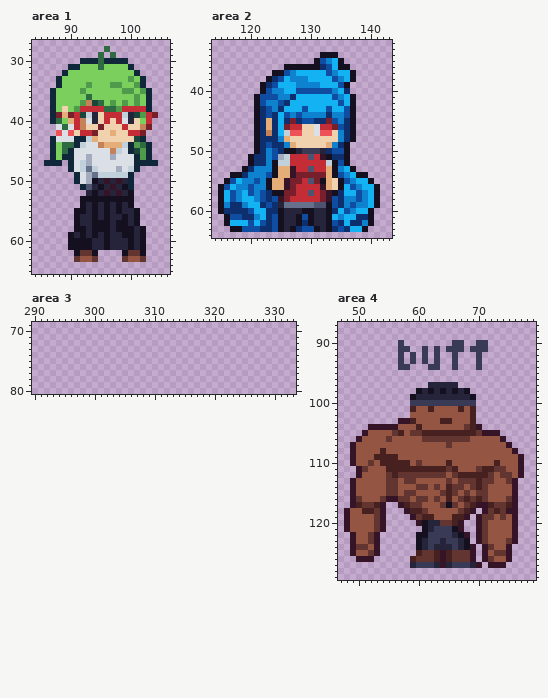
Pixel-art file: Sprites/HomeTown_NPCS.aseprite. Above is the file before it was changed.
1000x1000 pixels, 1 frame. Shown: area 1: x 84..106, y 27..65; area 2: x 114..143, y 32..64; area 3: x 290..333, y 69..80; area 4: x 47..79, y 87..129. The commit also changed other parts of the picture, which this record leaves out.
The same view after the edit:
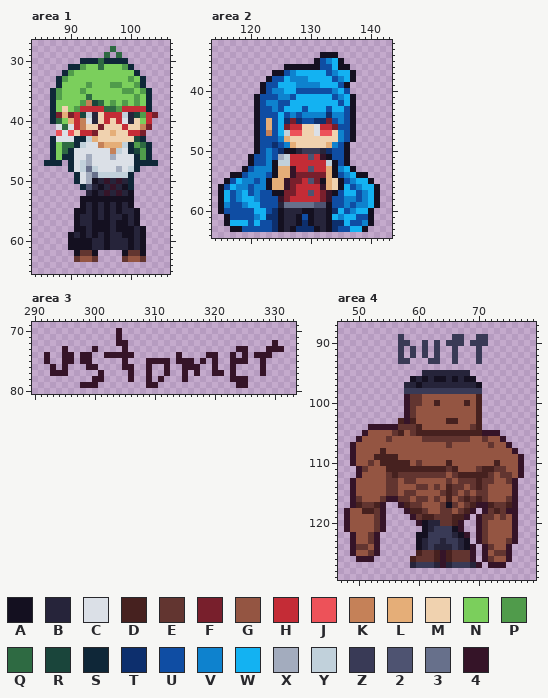
Palette (. is transparent): A #141020  B #26243a  C #dbe0e7  D #46211f  E #623530  F #781f2c  G #945542  H #c42c36  J #ed5259  K #c58158  L #e5ae78  M #f0d2af  N #7bcf5c  P #509b4b  Q #2e6a42  R #1a453b  S #0f2738  T #0d2f6d  U #0f4da3  V #0e82ce  W #13b2f2  X #a3acbe  Y #c1d1db  Z #393a56  2 #4e5371  3 #67708b  4 #351428
From old to new:
Area 1, layer "Layer 1":
y 28: x 96..97 Q. -> .Q
y 29: x 95..98 Q.Q. -> .Q.Q
y 31: x 92 N -> P; x 99 N -> P
y 32: x 90 N -> P
y 33: x 89 N -> P
y 35..36: x 88 N -> P
Area 2, layer "Layer 1":
y 36: x 132 T -> U
y 38: x 124 T -> U
y 39: x 123 T -> U
y 40: x 136 T -> U
y 41: x 127 T -> U
y 42: x 126 T -> U
y 43: x 122 T -> U; x 125 T -> U
y 44: x 122 T -> U; x 124 T -> U
y 45..47: x 122 T -> U; x 124 T -> U; x 136 T -> U
y 48: x 122..124 TTT -> UUU; x 136 T -> U
y 49: x 122 T -> U; x 125 T -> U; x 135 T -> U
y 50: x 122 T -> U
y 51: x 121..122 TT -> UU; x 134..135 TT -> UU
y 52: x 121..122 TT -> UU
y 53: x 120 T -> U
y 54: x 119 T -> U
y 57..58: x 123 T -> U; x 135 T -> U
y 59: x 117..118 TT -> UU; x 122 T -> U; x 124 T -> U; x 135 T -> U
y 60: x 116..119 TTTT -> UUUU; x 123 T -> U
y 61: x 119..120 TT -> UU; x 124 U -> T; x 138..139 TT -> UU
y 62: x 123..124 TU -> UT; x 134 U -> T; x 137..138 TT -> UU
y 63: x 122..124 TTU -> UUT; x 129..130 UU -> TT; x 136 T -> U
Area 3, layer "Layer 1":
y 70..71: x 304 . -> 4
y 72: x 304..305 .. -> 44; x 330 . -> 4
y 73: x 295 . -> 4; x 300 . -> 4; x 305 . -> 4; x 324..325 .. -> 44; x 329..331 ... -> 444
y 74: x 292 . -> 4; x 295..296 .. -> 44; x 298..299 .. -> 44; x 302..306 ..... -> 44444; x 314 . -> 4; x 319..320 .. -> 44; x 323 . -> 4; x 325 . -> 4; x 327..329 ... -> 444
y 75: x 292 . -> 4; x 295..296 .. -> 44; x 298..299 .. -> 44; x 305 . -> 4; x 309..312 .... -> 4444; x 314..316 ... -> 444; x 318 . -> 4; x 320 . -> 4; x 323..325 ... -> 444; x 328 . -> 4
y 76: x 293 . -> 4; x 295 . -> 4; x 299..300 .. -> 44; x 305..306 .. -> 44; x 309 . -> 4; x 312 . -> 4; x 315..317 ... -> 444; x 320 . -> 4; x 323 . -> 4; x 328 . -> 4
y 77: x 293..295 ... -> 444; x 301 . -> 4; x 306 . -> 4; x 309 . -> 4; x 312 . -> 4; x 315 . -> 4; x 317 . -> 4; x 320..321 .. -> 44; x 323 . -> 4; x 328 . -> 4
y 78: x 300..301 .. -> 44; x 306 . -> 4; x 309 . -> 4; x 311 . -> 4; x 315 . -> 4; x 323..325 ... -> 444
y 79: x 298..300 ... -> 444; x 309..310 .. -> 44; x 324..325 .. -> 44
Area 4, layer "Layer 1":
y 89: x 57 . -> Z; x 66..67 .. -> ZZ; x 70..71 .. -> ZZ
y 90: x 58 . -> Z; x 61 . -> Z; x 63 . -> Z; x 65 . -> Z; x 69 . -> Z
y 91: x 58..59 Z. -> .Z; x 65 Z -> .; x 67 Z -> .; x 69 Z -> .; x 71 Z -> .
y 93: x 58..59 .Z -> Z.; x 61..62 Z. -> .Z
y 94: x 57..58 ZZ -> ..; x 62..63 ZZ -> ..; x 66 Z -> .; x 70 Z -> .
y 95: x 61..68 ........ -> BBBBBBBB
y 96: x 59..69 ........... -> ABABAABABAA
y 97: x 58..61 .... -> BBAB; x 67..70 .... -> BBBA
y 98: x 58..70 ..ABABABABA.. -> ZZZZZZZZZZZZZ
y 99: x 58..70 .ABBBBBBBBBA. -> 4EEGGGGGGGGGD
y 100: x 58..70 .ZZZZZZZZZZZ. -> 4EEGGDGGGGDGD
y 101: x 58..59 .D -> 4E; x 62 D -> G; x 67 D -> G; x 69..70 D. -> GD
y 102: x 58..59 .G -> 4E; x 69..70 D. -> GD
y 103: x 57 4 -> D; x 64 D -> G; x 66 G -> D; x 69..70 D. -> GD
y 104: x 57..59 GGG -> EEE; x 68..70 ED4 -> GED
y 105: x 60 E -> D; x 70 E -> D
y 106: x 71 G -> E
y 107: x 72 G -> E
y 118: x 64..65 GG -> EE
y 119: x 63..65 GGG -> EEE
Pixel boxes of the changes (left, top, right, bottom) in both pictures:
changed: (56, 46, 128, 100)
changed: (320, 64, 350, 94)
changed: (224, 76, 296, 232)
changed: (332, 118, 350, 160)
changed: (302, 190, 368, 232)
added: (44, 328, 284, 388)
changed: (398, 334, 494, 448)
changed: (434, 508, 452, 520)
